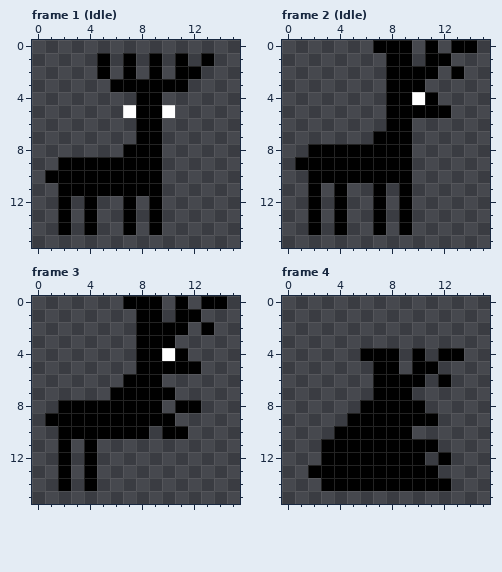
Pixel-art file, stored at src/assets/sprites/beasts.aseprite. The picture above is the old version.
16x16 pixels, 6 frames. Shown: frame 1 (Idle), frame 2 (Idle), frame 3, frame 4. The commit also changed other frames, which this record leaves out.
The result:
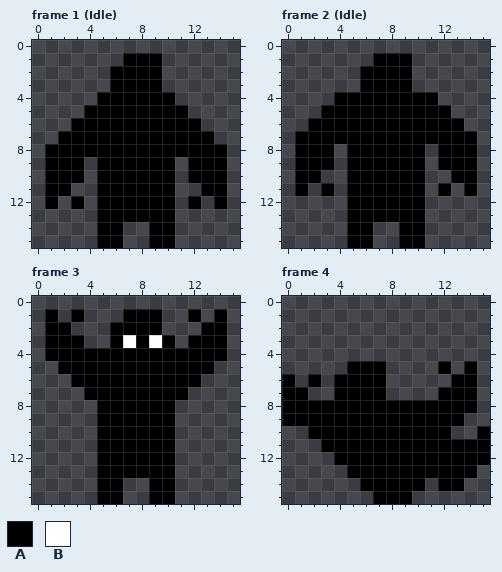
Palette (. is transparent): A #000000  B #ffffff
Changes in this commit:
layer "deer" now hidden
layer "bear" added
Frame 1 (Idle):
There is now colour A in row 1 at x 8; in row 2 at x 6 and 8; in row 4 at x 5 to 7 and 10; in row 5 at x 4 to 6 and 11; in row 6 at x 3 to 7 and 10 to 12; in row 7 at x 2 to 7 and 10 to 13.
There is now colour A in row 8 at x 1 to 6 and 10 to 14; in row 9 at x 1, 10 and 12 to 14; in row 10 at x 10 and 12 to 14; in row 11 at x 1, 10 and 13 to 14; in row 12 at x 1, 3, 5 to 6, 8, 10, 12 and 14; in row 13 at x 5 to 6, 8 and 10.
There is now colour A in row 14 at x 5 to 6 and 10; in row 15 at x 5 to 6 and 9 to 10.
The edit turns colour B into colour A in row 5 at x 7 and 10.
Colour A is removed in row 1 at x 5, 11 and 13; in row 2 at x 5 and 11 to 12; in row 3 at x 10 to 11; in rows 9 to 10 at x 4; in row 11 at x 3 to 4; in rows 12 to 13 at x 2 and 4.
Colour A is removed in row 14 at x 2, 4 and 7.
Frame 2 (Idle):
There is now colour A in row 1 at x 7; in rows 2 to 3 at x 6 to 7; in row 4 at x 4 to 7; in row 5 at x 3 to 7; in row 6 at x 2 to 7 and 10 to 13; in row 7 at x 1 to 6 and 10 to 14.
There is now colour A in row 8 at x 1, 10 and 12 to 14; in row 9 at x 10 and 12 to 14; in row 10 at x 1, 10 and 13 to 14; in row 11 at x 1, 3, 5 to 6, 8, 10, 12 and 14; in rows 12 to 13 at x 5 to 6, 8 and 10; in row 14 at x 5 to 6 and 10.
There is now colour A in row 15 at x 5 to 6 and 9 to 10.
The edit turns colour B into colour A in row 4 at x 10.
Colour A is removed in row 0 at x 7 to 9, 11 and 13 to 14; in row 1 at x 11 to 12; in row 2 at x 10 to 11 and 13; in row 3 at x 10; in rows 8 to 9 at x 4; in row 10 at x 3 to 4.
Colour A is removed in rows 11 to 13 at x 2 and 4; in row 14 at x 2, 4 and 7.
Frame 3:
There is now colour A in row 1 at x 1, 3, 7 and 14; in row 2 at x 1 to 2, 6 to 7 and 14; in row 3 at x 1 to 3, 6 and 12 to 14; in row 4 at x 1 to 7 and 12 to 14; in row 5 at x 2 to 7 and 13; in row 6 at x 3 to 6 and 10 to 12.
There is now colour A in row 7 at x 4 to 5 and 11; in row 8 at x 10; in row 10 at x 9; in rows 11 to 13 at x 5 to 10; in rows 14 to 15 at x 5 to 6 and 9 to 10.
The edit turns colour B into colour A in row 4 at x 10.
There is now colour B in row 3 at x 7.
The edit turns colour A into colour B in row 3 at x 9.
Colour A is removed in row 0 at x 7 to 9, 11 and 13 to 14; in row 1 at x 11; in row 2 at x 10 to 11; in row 8 at x 2 to 4 and 11 to 12; in row 9 at x 1 to 4; in row 10 at x 2 to 4 and 11.
Colour A is removed in rows 11 to 14 at x 2 and 4.
Frame 4:
There is now colour A in row 5 at x 5 to 6, 12 and 14; in row 6 at x 0, 2, 4 to 6 and 13 to 14; in row 7 at x 0 to 1, 4 to 6 and 12 to 14; in row 8 at x 0 to 5 and 11 to 14; in row 9 at x 0 to 4 and 12 to 13; in row 10 at x 2 to 3, 10 to 12 and 15.
There is now colour A in row 11 at x 12 to 15; in row 12 at x 11 and 13 to 15; in row 13 at x 12 to 14; in row 14 at x 13; in row 15 at x 7 to 9.
Colour A is removed in row 4 at x 6 to 8, 10 and 12 to 13; in row 5 at x 8 and 10 to 11; in row 6 at x 8 to 10 and 12; in row 7 at x 8 to 9; in row 12 at x 3; in row 13 at x 2 to 4.
Colour A is removed in row 14 at x 3 to 5 and 11.
Where, in picture pixels (left, top, right, bottom), the same in both pictures:
changed: (45, 53, 227, 248)
changed: (295, 40, 477, 248)
changed: (45, 296, 227, 504)
changed: (282, 348, 490, 504)
